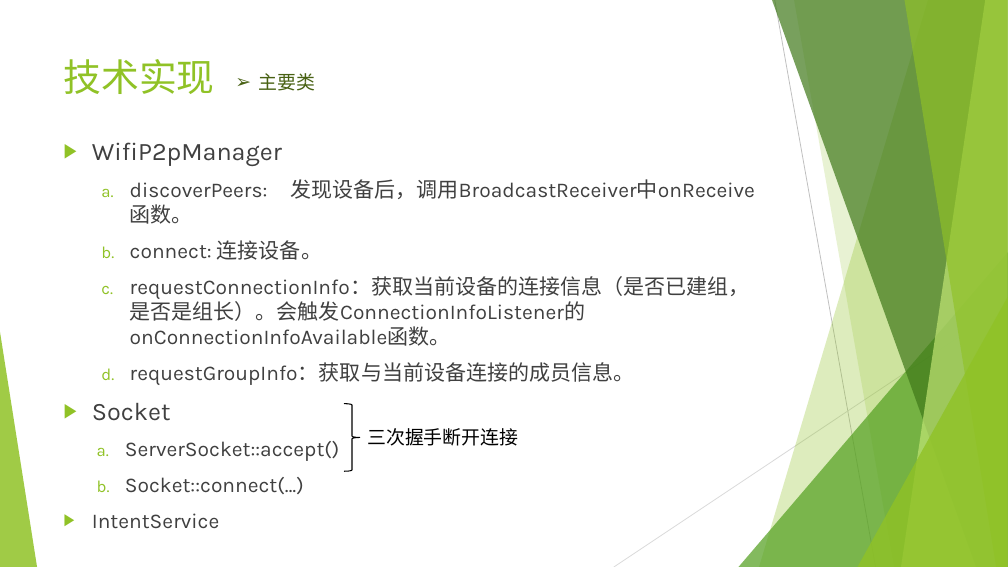
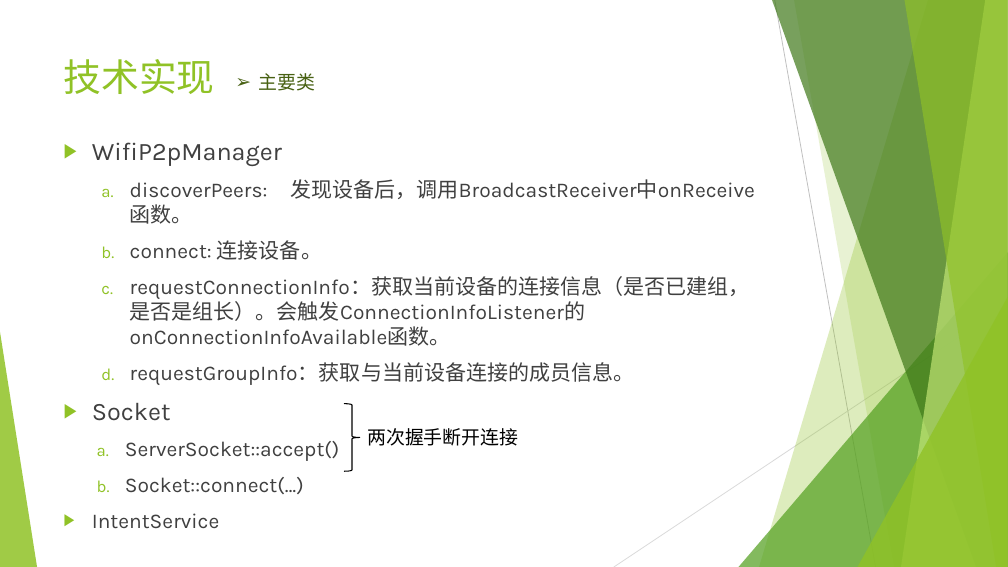
Before and after one commit to jack-yuen/wifidirect, a slide deck: slide 7 of WifiDirect报告.pptx. Drawn at 1008x567 pixels with LibreOffice and Linux fonts; fonts in the diff are those of the drawing. Boxes give left, top, right and bottom in pixels: in the first picture for what was removed or moved away, otherwise in the second. Text is boxed around its words. In the diff, an @@ line names an element or a change of style, - is before the commit and + after.

Commit message:
ppt小修改

```diff
--- a/WifiDirect报告.pptx
+++ b/WifiDirect报告.pptx
@@ text at bbox=[367, 428, 518, 446]: text changed @@
-三次握手断开连接
+两次握手断开连接
```
